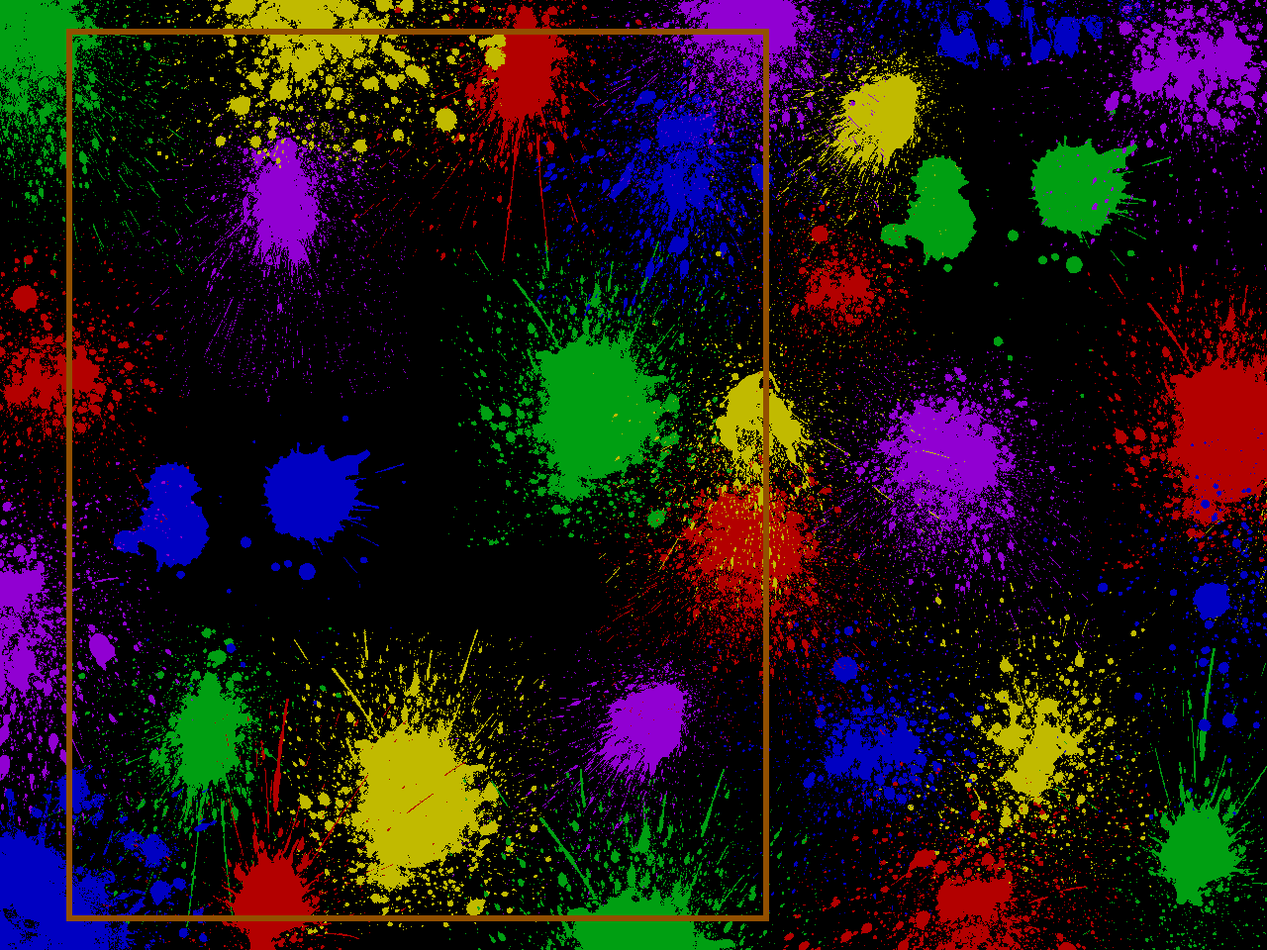
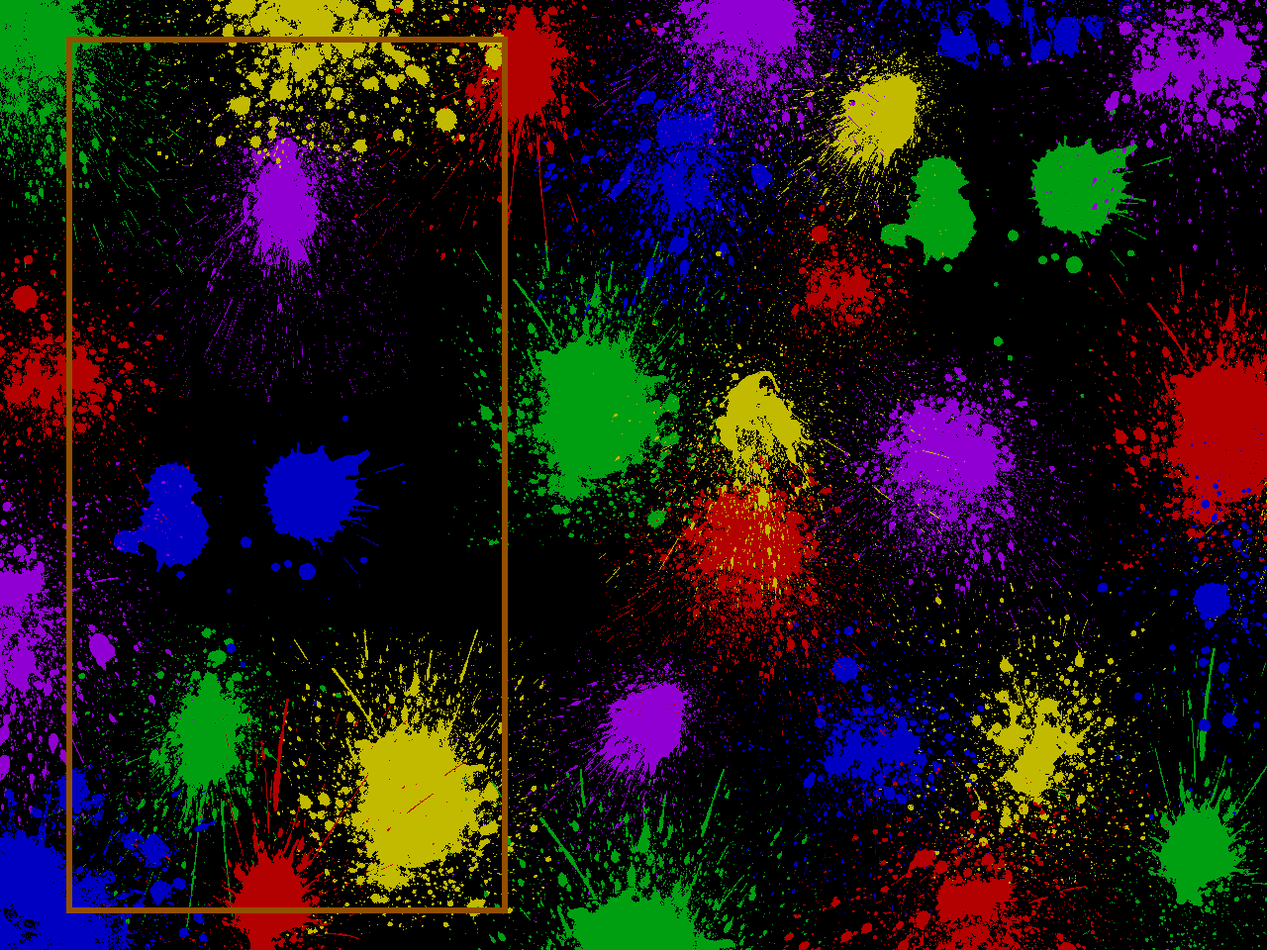
The second (1267, 950) image is a revision of the first. Changes to its layers:
painted on "ウィンドウの枠" over [left=66, top=28, right=769, bottom=922]
